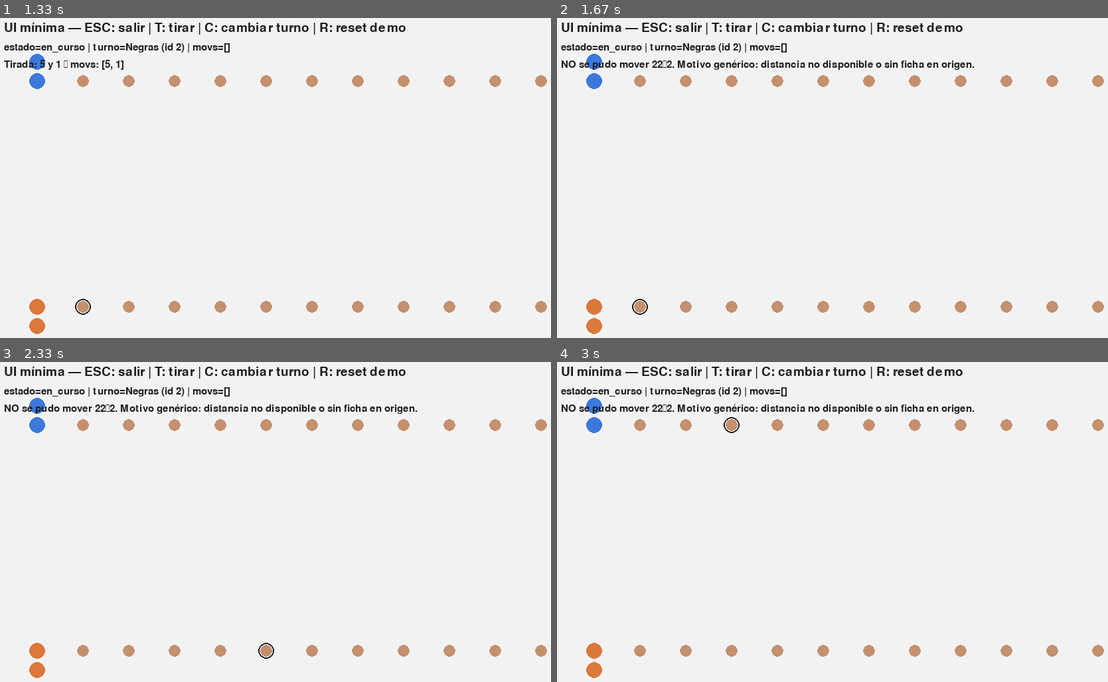
Above: before the commit, frames 1-4 (two rows, left to right).
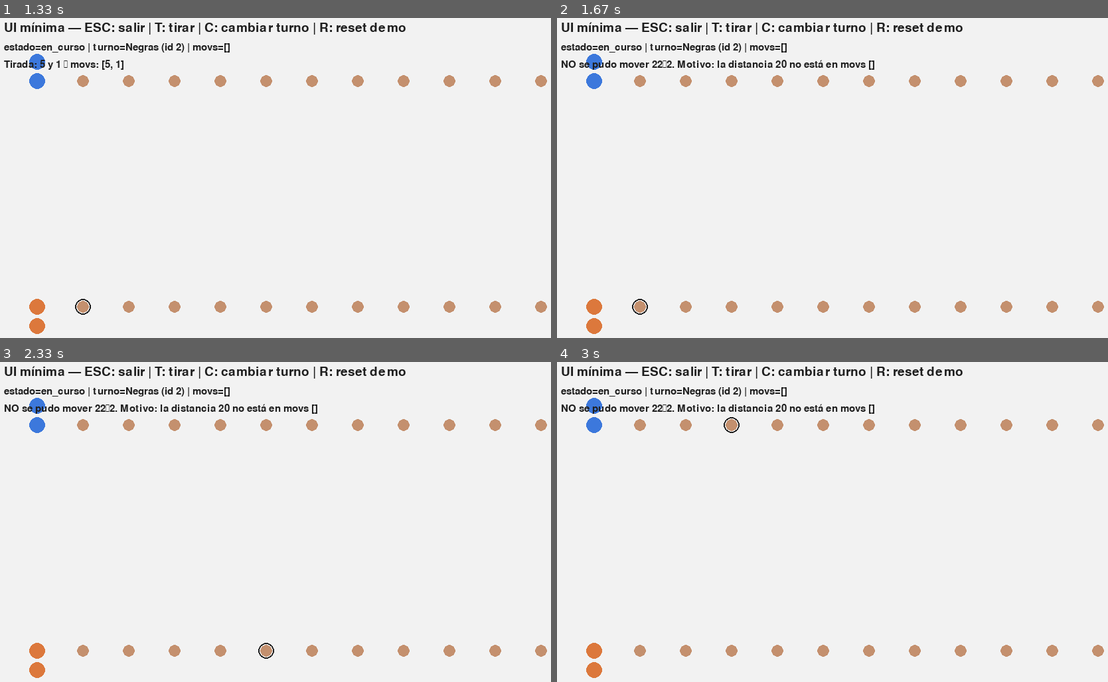
Above: after the commit, the same moments.

Repository: um-computacion/computacion-2025-backgammon-maxinavesi1
Game: pygame game, started from backgammon/pygame/pygame_ui.py
Same seed, same stepped clock (60 frames per second), same inputs: the game is played once before the commit and once after it.
Inputs (mouse positions are in pixels of both pictures, inside the frame that each line leads up to):
- Up to frame 1 (1.33 s): tap T at 0.33 s; tap C at 0.67 s; click (104, 280) at 1.05 s
- Up to frame 2 (1.67 s): click (689, 56) at 1.38 s
- Up to frame 3 (2.33 s): click (148, 464) at 1.72 s; click (264, 634) at 2.05 s
- Up to frame 4 (3 s): click (826, 474) at 2.38 s; click (749, 416) at 2.72 s

Frame 1 is identical in both runs. In frame 2, 0.6% of the frame differs, in the area x 28-76%, y 13-17%; in frame 3, 0.6%; in frame 4, 0.6%.

Commit message:
Nuevos tests en tablero y juego para coverage

Diff:
--- a/backgammon/CLI/main.py
+++ b/backgammon/CLI/main.py
@@ -4,20 +4,6 @@
 
 from backgammon.core.tablero import PUNTOS
 
-def _razon_no_mover(juego, desde, hasta):
-    """Devuelve un string con el motivo del fallo al mover."""
-    pid = juego.jugador_actual.id
-    if not (0 <= desde < PUNTOS) or not (0 <= hasta < PUNTOS):
-        return f"índices fuera de rango (0..{PUNTOS-1})"
-    dist = abs(hasta - desde)
-    movs = juego.movimientos_disponibles()
-    if dist not in movs:
-        return f"la distancia {dist} no está en movs {movs}"
-    if pid not in juego.tablero.punto(desde):
-        return f"no hay ficha tuya en el punto {desde}"
-    if juego.tablero._bloqueado_por_oponente(pid, hasta):
-        return f"destino {hasta} bloqueado por el oponente"
-    return "movimiento inválido"
 
 
 def _ayuda():
@@ -94,10 +80,12 @@
             if ok:
                 print("Movimiento: OK")
             else:
-                print("Movimiento: NO se pudo —", _razon_no_mover(juego, desde, hasta))
+                motivo = juego.ultimo_error() or "movimiento inválido"
+                print("Movimiento: NO se pudo —", motivo)
             print("Movs restantes:", juego.movimientos_disponibles())
             i += 3
             continue
+
 
         if cmd == "--estado":
             print(juego.resumen_estado())
--- a/backgammon/core/juego.py
+++ b/backgammon/core/juego.py
@@ -1,4 +1,3 @@
-
 from backgammon.core.tablero import Tablero, PUNTOS
 from backgammon.core.dados import Dados
 from backgammon.core.jugador import Jugador
@@ -23,15 +22,11 @@
         self.__dados__ = Dados()
         self.__indice_jugador_actual__ = 0 if indice_inicial not in (0, 1) else indice_inicial
         self.__barra__ = {jugador1.id: 0, jugador2.id: 0}
-        self.__ultimo_error__ = None
         self.__estado__ = "inicial"
         self.__movs_restantes__ = []
+        self.__ultimo_error__ = None
 
         self._sync_aliases()
-
-    def ultimo_error(self):
-        """Devuelve el último motivo de error o None."""
-        return self.__ultimo_error__
 
     def _sync_aliases(self):
         super().__setattr__("_Juego__tablero__", self.__tablero__)
@@ -49,87 +44,88 @@
     def jugador_actual(self):
         return self.__jugadores__[self.__indice_jugador_actual__]
 
+    def ultimo_error(self):
+        return self.__ultimo_error__
+
+    def _set_error(self, msg=None):
+        self.__ultimo_error__ = msg
+
     def usar_semilla(self, semilla: int):
         self.__dados__.fijar_semilla(semilla)
 
     def tirar(self):
-        self.__ultimo_error__ = None
         d1, d2, movimientos = self.__dados__.tirar()
         self.__movs_restantes__ = list(movimientos)
         self._sync_aliases()
         if self.__estado__ == "inicial":
             self.__estado__ = "en_curso"
+        self._set_error(None)
         self._actualizar_estado()
         return d1, d2, movimientos
 
     def movimientos_disponibles(self):
         return list(self.__movs_restantes__)
 
-    def aplicar_movimiento(self, desde: int, hasta: int) -> bool:
-        self.__ultimo_error__ = None
+    def _validar_movimiento(self, desde: int, hasta: int) -> tuple[bool, int]:
+        if not (0 <= desde < PUNTOS) or not (0 <= hasta < PUNTOS):
+            self._set_error(f"índices fuera de rango (0..{PUNTOS-1})")
+            return False, 0
         distancia = abs(hasta - desde)
         if distancia not in self.__movs_restantes__:
-            self.__ultimo_error__ = f"la distancia {distancia} no está en movs {self.__movs_restantes__}"
+            self._set_error(f"la distancia {distancia} no está en movs {self.__movs_restantes__}")
+            return False, distancia
+        pid = self.jugador_actual.id
+        if pid not in self.__tablero__.punto(desde):
+            self._set_error("no hay ficha del jugador en el origen")
+            return False, distancia
+        if self.__tablero__._bloqueado_por_oponente(pid, hasta):
+            self._set_error("destino bloqueado por el oponente")
+            return False, distancia
+        self._set_error(None)
+        return True, distancia
+
+    def aplicar_movimiento(self, desde: int, hasta: int) -> bool:
+        ok_pre, distancia = self._validar_movimiento(desde, hasta)
+        if not ok_pre:
             return False
-        try:
-            ok = self.__tablero__.mover_ficha_seguro(self.jugador_actual.id, desde, hasta)
-        except ValueError:
-            self.__ultimo_error__ = f"índices fuera de rango (0..{PUNTOS-1})"
+        ok = self.__tablero__.mover_ficha_seguro(self.jugador_actual.id, desde, hasta)
+        if ok:
+            self.__movs_restantes__.remove(distancia)
+            self._set_error(None)
+        else:
+            self._set_error("movimiento inválido")
+        return ok
+
+    def mover_ficha(self, desde: int, hasta: int) -> bool:
+        ok_pre, distancia = self._validar_movimiento(desde, hasta)
+        if not ok_pre:
             return False
+        pid = self.jugador_actual.id
+        ok = self.__tablero__.mover_ficha_seguro(pid, desde, hasta)
         if not ok:
-            pid = self.jugador_actual.id
-            if pid not in self.__tablero__.punto(desde):
-                self.__ultimo_error__ = f"no hay ficha propia en {desde}"
-            elif self.__tablero__._bloqueado_por_oponente(pid, hasta):
-                self.__ultimo_error__ = f"destino {hasta} bloqueado por el oponente"
-            else:
-                self.__ultimo_error__ = "movimiento inválido"
+            self._set_error("movimiento inválido")
             return False
         self.__movs_restantes__.remove(distancia)
-        return True
-
-
-    def mover_ficha(self, desde: int, hasta: int) -> bool:
-        self.__ultimo_error__ = None
-        pid = self.jugador_actual.id
-        distancia = abs(hasta - desde)
-        if distancia not in self.__movs_restantes__:
-            self.__ultimo_error__ = f"la distancia {distancia} no está en movs {self.__movs_restantes__}"
-            return False
-        try:
-            ok = self.__tablero__.mover_ficha_seguro(pid, desde, hasta)
-        except ValueError:
-            self.__ultimo_error__ = f"índices fuera de rango (0..{PUNTOS-1})"
-            return False
-        if not ok:
-            if pid not in self.__tablero__.punto(desde):
-                self.__ultimo_error__ = f"no hay ficha propia en {desde}"
-            elif self.__tablero__._bloqueado_por_oponente(pid, hasta):
-                self.__ultimo_error__ = f"destino {hasta} bloqueado por el oponente"
-            else:
-                self.__ultimo_error__ = "movimiento inválido"
-            return False
-
-        self.__movs_restantes__.remove(distancia)
+        self._set_error(None)
         if not self.__movs_restantes__:
             self.cambiar_turno()
         else:
             self._actualizar_estado()
         return True
 
-
     def colocar_ficha_en(self, punto: int) -> bool:
-        self.__ultimo_error__ = None
         pid = self.jugador_actual.id
         ok = self.__tablero__.colocar_ficha(pid, punto)
         if ok and self.__estado__ == "inicial":
             self.__estado__ = "en_curso"
+        self._set_error(None if ok else "no se pudo colocar ficha")
         self._actualizar_estado()
         return ok
 
     def cambiar_turno(self):
         self.__indice_jugador_actual__ = 1 - self.__indice_jugador_actual__
         self.__movs_restantes__.clear()
+        self._set_error(None)
         self._actualizar_estado()
 
     def termino(self) -> bool:
@@ -168,6 +164,7 @@
         self.__movs_restantes__.clear()
         self.__indice_jugador_actual__ = 0
         self.__estado__ = "inicial"
+        self._set_error(None)
         self._actualizar_estado()
 
     def _actualizar_estado(self):
--- a/backgammon/core/tablero.py
+++ b/backgammon/core/tablero.py
@@ -21,11 +21,17 @@
             super().__setattr__(name, value)
             return
         super().__setattr__(name, value)
+        if name == "_Tablero__puntos__":
+            super().__setattr__("__puntos__", value)
+            super().__setattr__(name, value)
+            return
+        super().__setattr__(name, value)
 
     def _sync_aliases(self):
         super().__setattr__("_Tablero__salidas__", self.__salidas__)
         super().__setattr__("_Tablero__barra__", self.__barra__)
         super().__setattr__("_Tablero__Tablero__", self.__barra__)
+        super().__setattr__("_Tablero__puntos__", self.__puntos__)
 
     def __init__(self):
         self.__puntos__ = [[] for _ in range(PUNTOS)]
--- a/backgammon/pygame/pygame_ui.py
+++ b/backgammon/pygame/pygame_ui.py
@@ -203,7 +203,7 @@
                             else:
                                 msg = (
                                     f"NO se pudo mover {seleccionado}→{idx}. "
-                                    "Motivo genérico: distancia no disponible o sin ficha en origen."
+                                    f"Motivo: {juego.ultimo_error() or 'movimiento inválido'}"
                                 )
                             ultimo_txt = f20.render(msg, True, COLOR_TEXTO)
 
--- a/backgammon/tests/test_juego.py
+++ b/backgammon/tests/test_juego.py
@@ -306,7 +306,89 @@
         g.cambiar_turno()
         self.assertEqual(g.estado, "terminado")
 
-
+    def test_mover_ficha_falla_por_bloqueo_registra_error(self):
+        g = Juego(Jugador("A"), Jugador("B"))
+        pid = g.jugador_actual.id
+        g._Juego__tablero__.colocar_ficha(pid, 0)
+        rival = 2 if pid == 1 else 1
+        g._Juego__tablero__._Tablero__puntos__ = g._Juego__tablero__._Tablero__puntos__
+        g._Juego__tablero__._Tablero__puntos__[4] = [rival, rival]
+        g._Juego__movs_restantes__ = [4]
+        ok = g.mover_ficha(0, 4)
+        self.assertFalse(ok)
+        self.assertIn("bloqueado", g.ultimo_error() or "")
+
+    def test_mover_ficha_distancia_no_disponible_registra_error(self):
+        g = Juego(Jugador("A"), Jugador("B"))
+        g._Juego__movs_restantes__ = [3]
+        ok = g.mover_ficha(0, 2)
+        self.assertFalse(ok)
+        self.assertIn("distancia 2", g.ultimo_error() or "")
+
+    def test_aplicar_mov_distancia_no_disponible_registra_error(self):
+        g = Juego(Jugador("A"), Jugador("B"))
+        g._Juego__movs_restantes__ = [3]
+        ok = g.aplicar_movimiento(0, 2)
+        self.assertFalse(ok)
+        self.assertIn("distancia 2", g.ultimo_error() or "")
+
+    def test_aplicar_mov_indices_fuera_de_rango_registra_error(self):
+        g = Juego(Jugador("A"), Jugador("B"))
+        g._Juego__movs_restantes__ = [3]
+        ok = g.aplicar_movimiento(-1, 2)
+        self.assertFalse(ok)
+        self.assertIn("fuera de rango", g.ultimo_error() or "")
+
+    def test_aplicar_mov_sin_ficha_en_origen_registra_error(self):
+        g = Juego(Jugador("A"), Jugador("B"))
+        g._Juego__movs_restantes__ = [3]
+        ok = g.aplicar_movimiento(0, 3)
+        self.assertFalse(ok)
+        self.assertIn("no hay ficha", g.ultimo_error() or "")
+
+    def test_aplicar_mov_bloqueado_por_oponente_registra_error(self):
+        g = Juego(Jugador("A"), Jugador("B"))
+        pid = g.jugador_actual.id
+        rival = 2 if pid == 1 else 1
+        g._Juego__tablero__.colocar_ficha(pid, 0)
+        g._Juego__tablero__._Tablero__puntos__[4] = [rival, rival]
+        g._Juego__movs_restantes__ = [4]
+        ok = g.aplicar_movimiento(0, 4)
+        self.assertFalse(ok)
+        self.assertIn("bloqueado", g.ultimo_error() or "")
+
+    def test_mover_indices_fuera_de_rango_registra_error(self):
+        g = Juego(Jugador("A"), Jugador("B"))
+        g._Juego__movs_restantes__ = [3]
+        ok = g.mover_ficha(0, 99)
+        self.assertFalse(ok)
+        self.assertIn("fuera de rango", g.ultimo_error() or "")
+
+    def test_mover_sin_ficha_en_origen_registra_error(self):
+        g = Juego(Jugador("A"), Jugador("B"))
+        g._Juego__movs_restantes__ = [3]
+        ok = g.mover_ficha(0, 3)
+        self.assertFalse(ok)
+        self.assertIn("no hay ficha", g.ultimo_error() or "")
+
+    def test_mover_bloqueado_por_oponente_registra_error(self):
+        g = Juego(Jugador("A"), Jugador("B"))
+        pid = g.jugador_actual.id
+        rival = 2 if pid == 1 else 1
+        g._Juego__tablero__.colocar_ficha(pid, 0)
+        g._Juego__tablero__._Tablero__puntos__[4] = [rival, rival]
+        g._Juego__movs_restantes__ = [4]
+        ok = g.mover_ficha(0, 4)
+        self.assertFalse(ok)
+        self.assertIn("bloqueado", g.ultimo_error() or "")
+
+    def test_tirar_limpia_ultimo_error(self):
+        g = Juego(Jugador("A"), Jugador("B"))
+        g._Juego__movs_restantes__ = [3]
+        _ = g.mover_ficha(0, 2)
+        self.assertIsNotNone(g.ultimo_error())
+        g.tirar()
+        self.assertIsNone(g.ultimo_error())
 
 if __name__ == "__main__":
     unittest.main()
--- a/backgammon/tests/test_tablero.py
+++ b/backgammon/tests/test_tablero.py
@@ -18,7 +18,7 @@
         t = Tablero()
         self.assertIsInstance(t.punto(PUNTOS - 1), list)
 
-    def test_indice_negativo(self):
+    def test_indice_neativo(self):
         t = Tablero()
         with self.assertRaises(ValueError):
             t.punto(-1)
@@ -201,6 +201,25 @@
         self.assertEqual(t.punto(0), [1])
         self.assertEqual(t.punto(4), [2, 2])
 
+    def test_mover_ficha_indices_fuera_de_rango_error_en_juego(self):
+        g = Juego(Jugador("A"), Jugador("B"))
+        g._Juego__movs_restantes__ = [3]
+        ok = g.mover_ficha(-1, 2)
+        assert not ok and "fuera de rango" in (g.ultimo_error() or "")
+
+    def test_mover_ficha_indices_fuera_de_rango_error_en_juego(self):
+        g = Juego(Jugador("A"), Jugador("B"))
+        g._Juego__movs_restantes__ = [3]
+        ok = g.mover_ficha(-1, 2)
+        assert not ok and "fuera de rango" in (g.ultimo_error() or "")
+
+    def test_mover_ficha_seguro_exitoso_desde_juego(self):
+        g = Juego(Jugador("A"), Jugador("B"))
+        pid = g.jugador_actual.id
+        g._Juego__tablero__.colocar_ficha(pid, 0)
+        g._Juego__movs_restantes__ = [3]
+        ok = g.mover_ficha(0, 3)
+        assert ok and g.jugador_actual.nombre == "B"
 
 if __name__ == "__main__":
     unittest.main()
